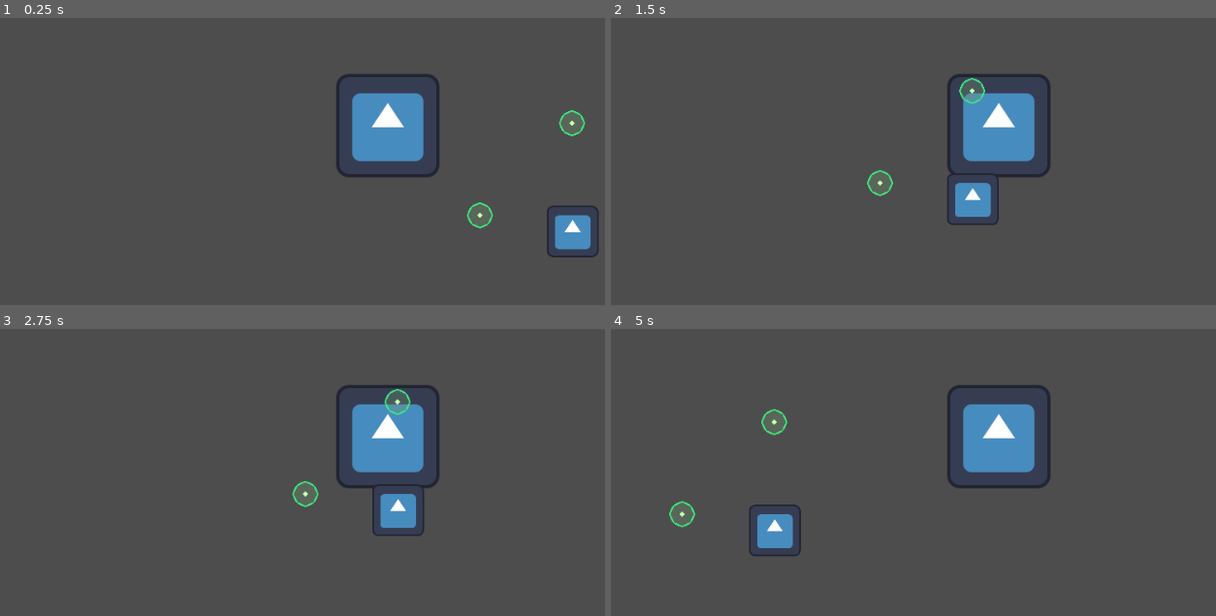
Above: before the commit, frames 1-4 (two rows, left to right).
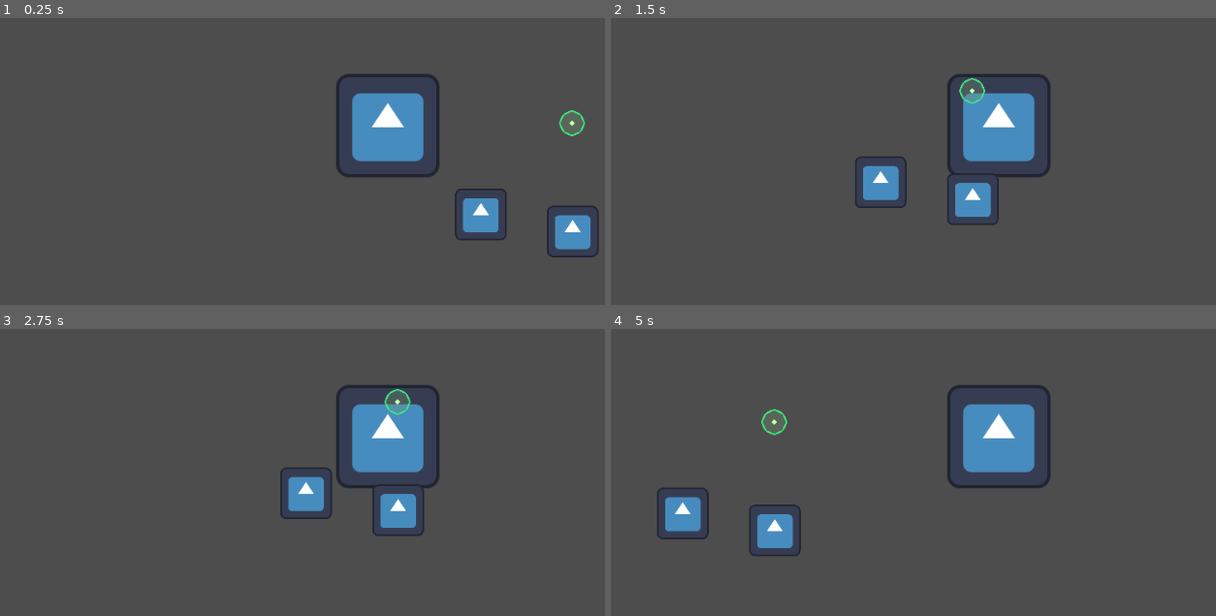
Above: after the commit, the same moments.

Repository: luminous-sky/2026-Fall-Game-Jam
Game: Godot game, scene res://test_world/test_map.tscn
Two runs of this game, one before a commit and one after it. Both use one fixed random seed, a clock stepped at 60 frames per second and the inputs below. The engine's default icon, where the game draws it, is replaced by a stand-in: a white triangle on a blue panel in a dark square.
Inputs:
- Up to frame 1 (0.25 s): no input
- Up to frame 2 (1.5 s): hold Right (move_right) from 0.53 s (still down); tap X (dash) at 0.6 s; tap C (jump) at 0.77 s; tap Z (interact) at 1.35 s
- Up to frame 3 (2.75 s): tap C (jump) at 1.52 s; release Right (move_right) at 2.03 s; hold Left (move_left) from 2.03 s (still down); tap X (dash) at 2.1 s
- Up to frame 4 (5 s): release Left (move_left) at 2.78 s; hold Right (move_right) 2.78-4.28 s; tap Z (interact) at 2.85, 4.35 s; tap C (jump) at 3.02, 3.77, 4.52 s; tap X (dash) at 3.6 s; hold Left (move_left) from 4.28 s (still down)

The runs differ from the first frame. In frame 1, 0.9% of the frame differs, in the area x 75-84%, y 59-78%; in frame 2, 0.9%; in frame 3, 0.9%, in the area x 46-55%, y 48-67%; in frame 4, 0.9%.

Commit message:
Fix platform post-merge
Fix the one way platform after merging in the orb implementation.

Diff:
--- a/src/platforms/one_way_platform.tscn
+++ b/src/platforms/one_way_platform.tscn
@@ -14,5 +14,5 @@
 
 [node name="Sprite2D" type="Sprite2D" parent="." unique_id=1496115769]
 position = Vector2(1, -1)
-scale = Vector2(0.4277344, 0.453125)
+scale = Vector2(0.5, 0.5)
 texture = ExtResource("1_wdkns")
--- a/src/test_world/test_map.tscn
+++ b/src/test_world/test_map.tscn
@@ -2,8 +2,8 @@
 
 [ext_resource type="PackedScene" uid="uid://wwyd25gqit03" path="res://player/player.tscn" id="1_b80w8"]
 [ext_resource type="Texture2D" uid="uid://njj3fh1rgexx" path="res://icon.svg" id="2_7yo6s"]
-[ext_resource type="PackedScene" uid="uid://cjlqupnnv4qfc" path="res://platforms/one_way_platform.tscn" id="3_v8qbr"]
 [ext_resource type="PackedScene" uid="uid://deoxfbibexelg" path="res://orb/orb.tscn" id="3_v8qbr"]
+[ext_resource type="PackedScene" uid="uid://cjlqupnnv4qfc" path="res://platforms/one_way_platform.tscn" id="4_gqw3d"]
 
 [sub_resource type="WorldBoundaryShape2D" id="WorldBoundaryShape2D_moqhw"]
 
@@ -30,7 +30,8 @@
 [node name="CollisionShape2D" type="CollisionShape2D" parent="Box" unique_id=1421053398]
 shape = SubResource("RectangleShape2D_2wa8a")
 
-[node name="OneWayPlatform" parent="." unique_id=331782779 instance=ExtResource("3_v8qbr")]
+[node name="OneWayPlatform" parent="." unique_id=933172722 instance=ExtResource("4_gqw3d")]
 position = Vector2(181, -55)
+
 [node name="Orb" parent="." unique_id=272773964 instance=ExtResource("3_v8qbr")]
 position = Vector2(295, -169)
